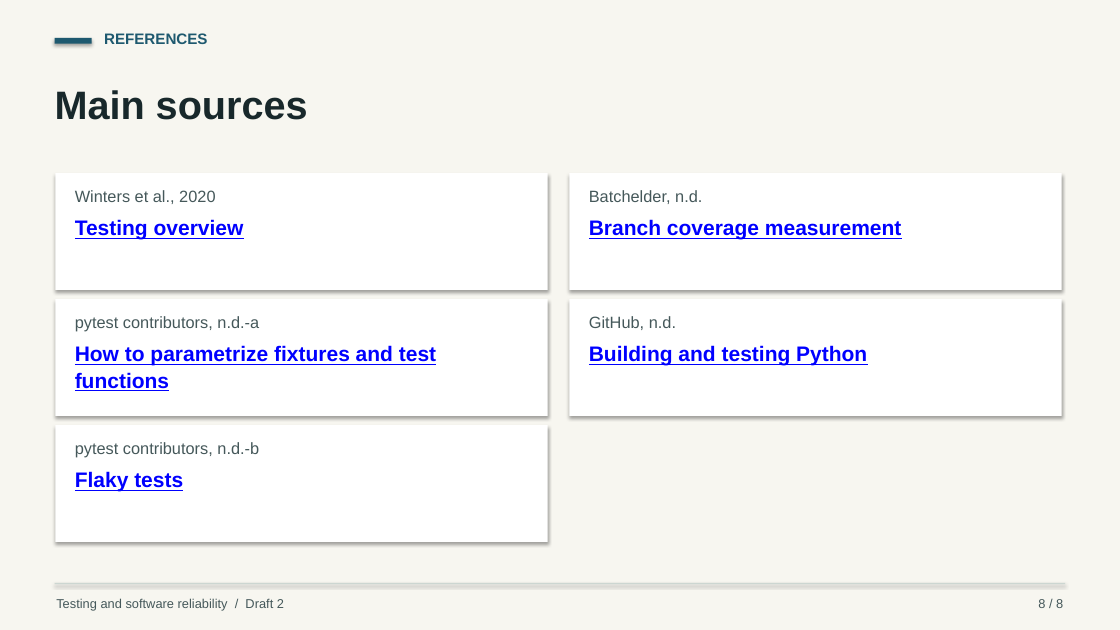
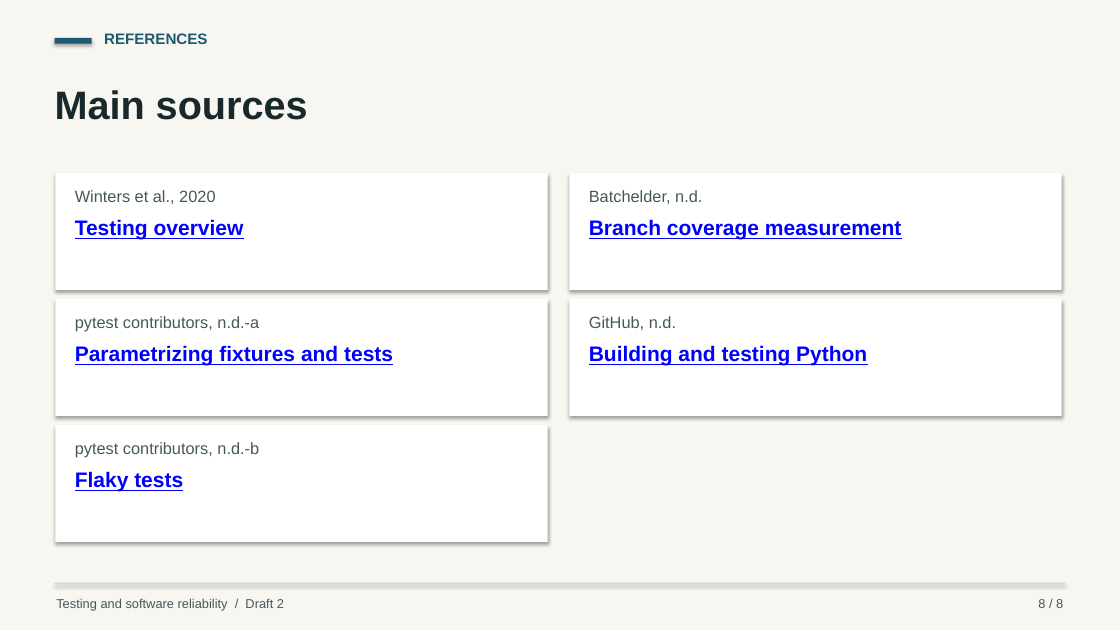
Before and after one commit to wahab-2007/essays, a slide deck: slide 8 of The role of testing in reliable software/Draft 2/Presentation.pptx. Drawn at 1120x630 pixels with LibreOffice and Linux fonts; fonts in the diff are those of the drawing. Boxes give left, top, right and bottom in pixels: in the first picture for what was removed or moved away, otherwise in the second. Text is boxed around its words. In the diff, an @@ line names an element or a change of style, - is before the commit and + after.

Commit message:
Software testing | Draft 2 | Improve source slide layout

```diff
--- a/The role of testing in reliable software/Draft 2/Presentation.pptx
+++ b/The role of testing in reliable software/Draft 2/Presentation.pptx
@@ text at box(75, 345, 393, 366): text changed @@
-How to parametrize fixtures and test functions
+Parametrizing fixtures and tests
```
